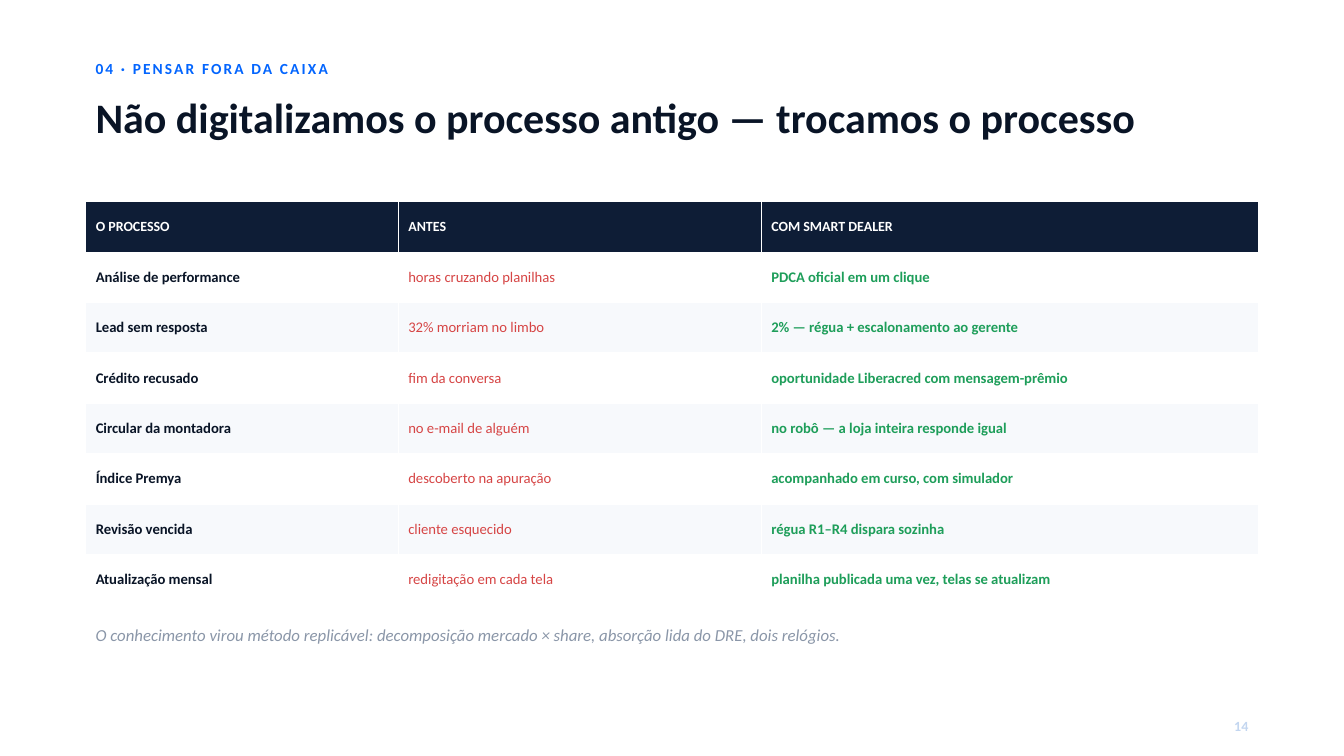
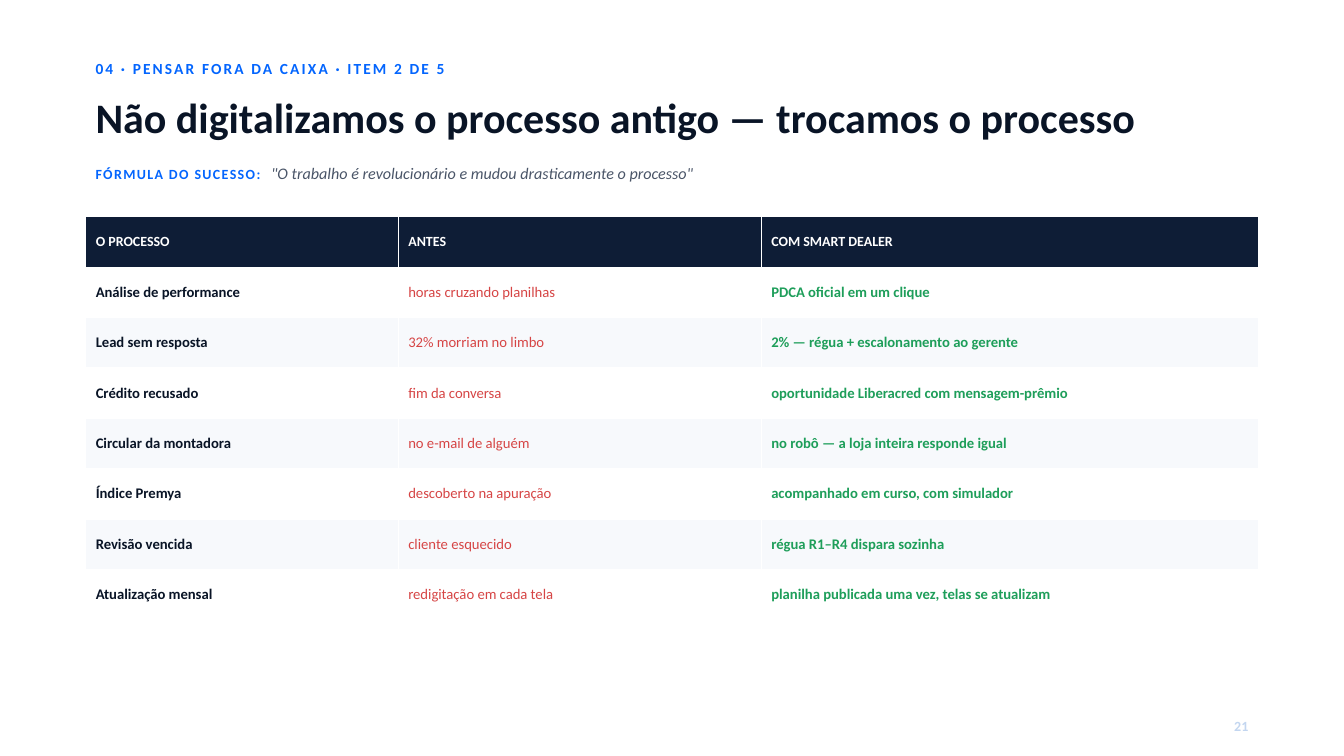
Before and after one commit to Caiquespkt0611/smart-dealer, a slide deck: slide 22 of _NOVAS MELHORIAS/DECK-BANCA-YAMAHAWAY.pptx (slide 15 before the commit). Drawn at 1344x756 pixels with LibreOffice and Linux fonts; fonts in the diff are those of the drawing. Boxes give left, top, right and bottom in pixels: in the first picture for what was removed or moved away, otherwise in the second. Text is boxed around its words. In the diff, an @@ line names an element or a change of style, - is before the commit and + after.

```diff
--- a/_NOVAS MELHORIAS/DECK-BANCA-YAMAHAWAY.pptx
+++ b/_NOVAS MELHORIAS/DECK-BANCA-YAMAHAWAY.pptx
@@ text at (96,64,445,74): text changed @@
-04 · PENSAR FORA DA CAIXA
+04 · PENSAR FORA DA CAIXA · ITEM 2 DE 5
@@ text added at (96,167,694,182), 11.5 pt, text #4A5568, italic @@
+FÓRMULA DO SUCESSO: "O trabalho é revolucionário e mudou drasticamente o processo"
@@ table: place and size @@
-table at (86,202,1258,591)
+table at (86,217,1258,606)
@@ text removed at (96,629,840,644) @@
-O conhecimento virou método replicável: decomposição mercado × share, absorção lida do DRE, dois relógios.
@@ text at (1234,722,1248,731): text changed @@
-14
+21
```
Also in this commit, not shown: 7 other slides changed, 22 slides added, 11 slides removed, 3 other files.
